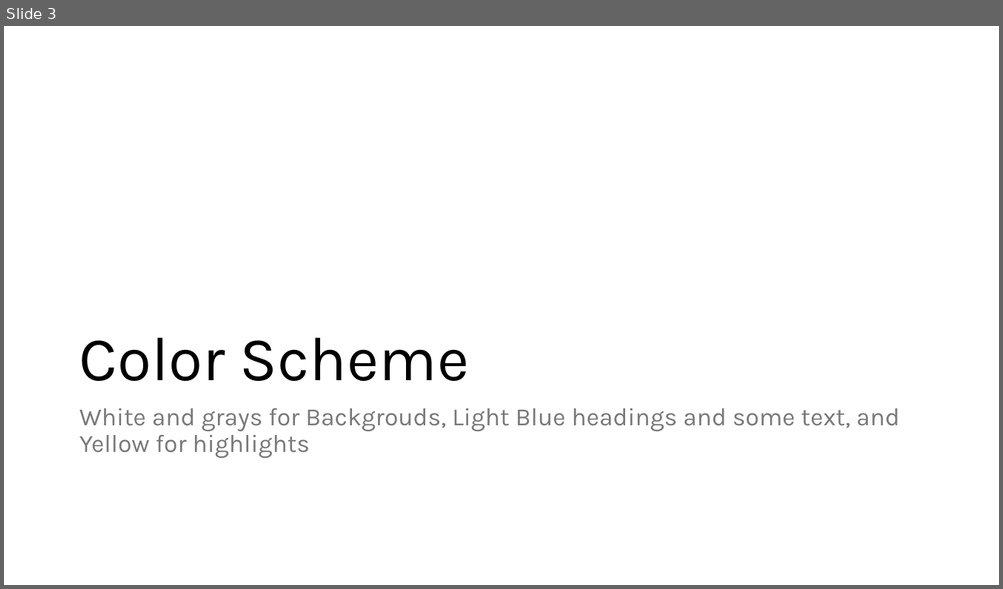
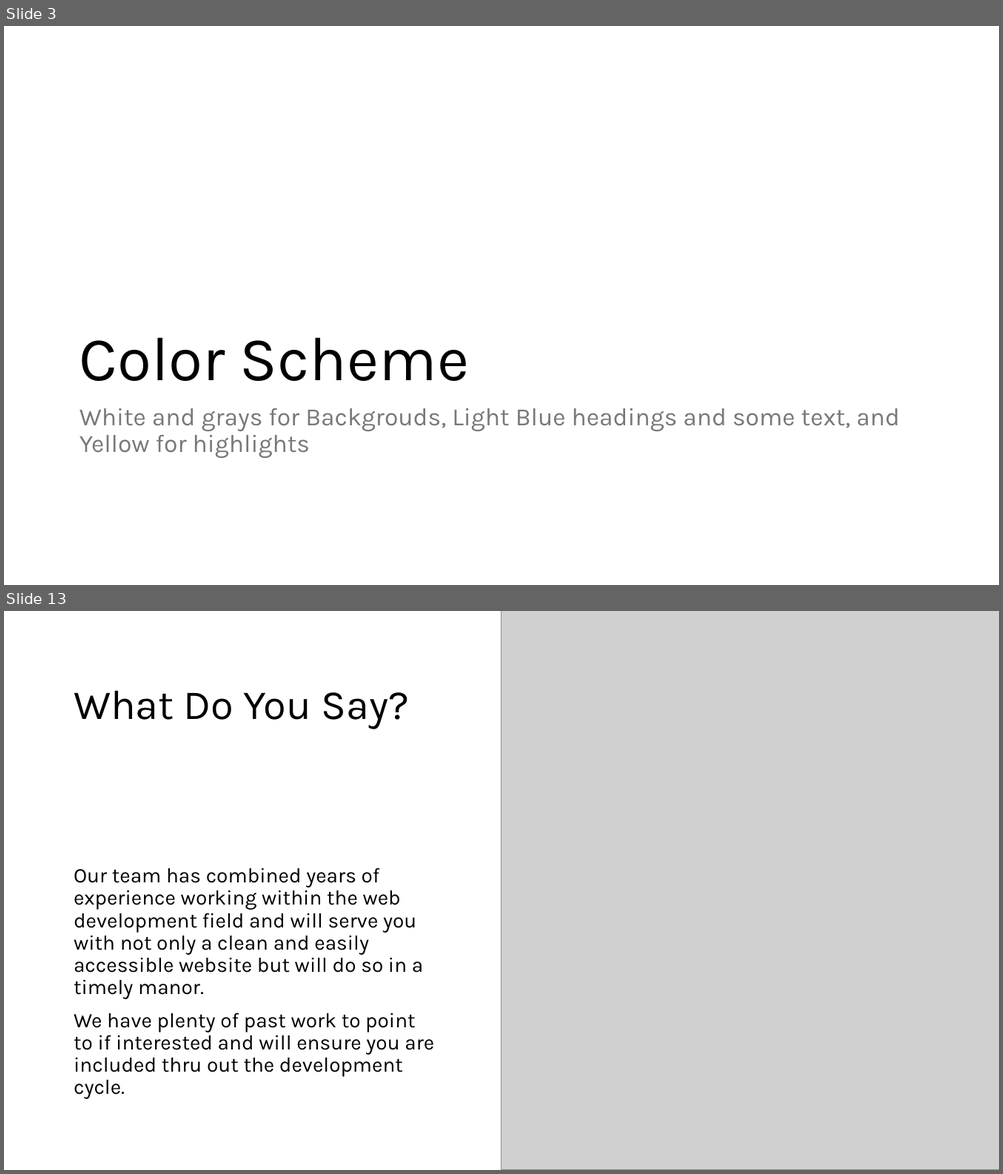
Before and after one commit to CalebStark/Moffat-Bay, a slide deck: Documentation/Prototype Assignment - Group 2.pptx. Shown one above the other, each under a label of ours: slide 3 before the commit, slides 3 and 13 after it; the slides between them are not shown. The pictures are 1003x589 and 1003x1174 pixels, drawn with LibreOffice and Linux fonts; fonts in the diff are those of the drawing; grey boxes stand for pictures. Boxes give left, top, right and bottom in pixels: in the first picture for what was removed or moved away, otherwise in the second. Text is boxed around its words. In the diff, an @@ line names an element or a change of style, - is before the commit and + after.

```diff
--- a/Documentation/Prototype Assignment - Group 2.pptx
+++ b/Documentation/Prototype Assignment - Group 2.pptx
@@ slide 13 added at (4, 611, 999, 1170), background #FFFFFF @@
@@ rectangle added at (4, 611, 700, 797), fill #FFFFFF @@
@@ picture added at (502, 611, 999, 1170) @@
@@ title added at (74, 690, 410, 729), 40 pt, text #000000 @@
+What Do You Say?
@@ text added at (74, 868, 434, 1099), 20 pt, text #000000 @@
+Our team has combined years of experience working within the web development field and will serve you with not only a clean and easily accessible website but will do so in a timely manor.
+We have plenty of past work to point to if interested and will ensure you are included thru out the development cycle.
```
Also in this commit, not shown: 8 slides changed, 2 other slides added, 4 slides removed, 1 other file.
